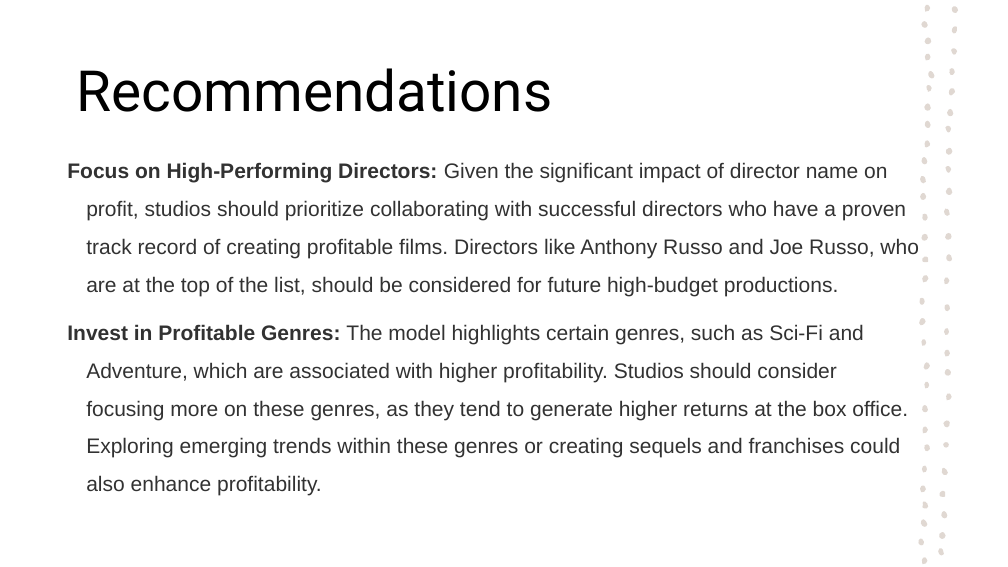
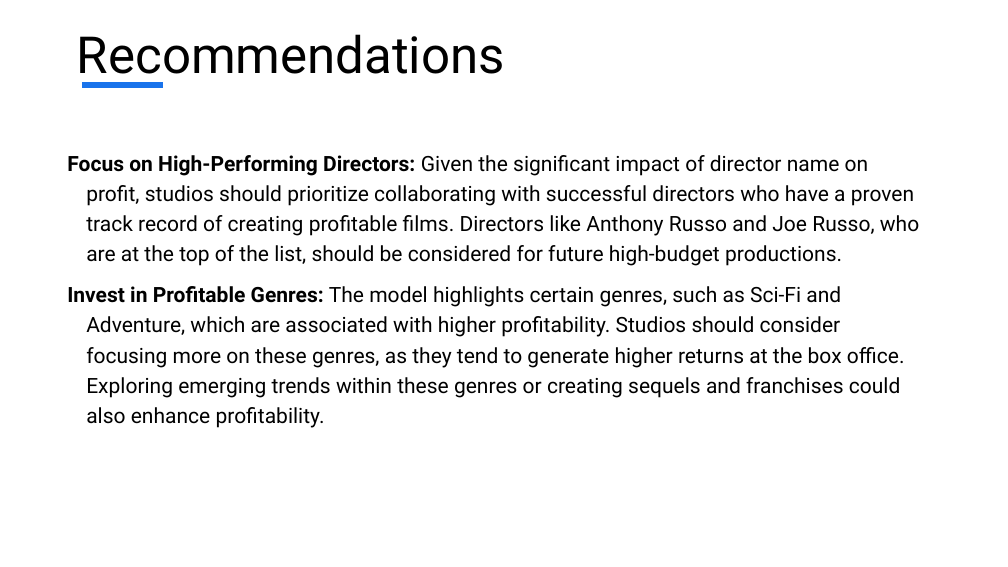
Before and after one commit to Rodgerdev/movies_data_project, a slide deck: slide 15 of Power point presentation/Box_Office_Trend_Analysis.pptx. Drawn at 1008x567 pixels with LibreOffice and Linux fonts; fonts in the diff are those of the drawing. Boxes give left, top, right and bottom in pixels: in the first picture for what was removed or moved away, otherwise in the second. Text is boxed around its words. In the diff, an @@ line names an element or a change of style, - is before the commit and + after.

```diff
--- a/Power point presentation/Box_Office_Trend_Analysis.pptx
+++ b/Power point presentation/Box_Office_Trend_Analysis.pptx
@@ title "Recommendations": place and size @@
-title "Recommendations" at bbox=[77, 68, 553, 112]
+title "Recommendations" at bbox=[77, 34, 505, 85]
@@ title "Recommendations" at bbox=[77, 34, 505, 85]: size 54 to 48.6 pt; vertical alignment middle to top @@
@@ line added from (82, 85) to (163, 85), #1973EB 6 pt @@
@@ text "Focus on High-Performing Directors: Given ..." at bbox=[67, 155, 919, 428]: font Arial to Roboto, text colour #323232 to #000000; line spacing 1.5 to 1.2 @@
@@ group removed at bbox=[918, 2, 959, 565]: 57 freeform shapes @@
```
Also in this commit, not shown: 20 other slides changed, 2 other files.
